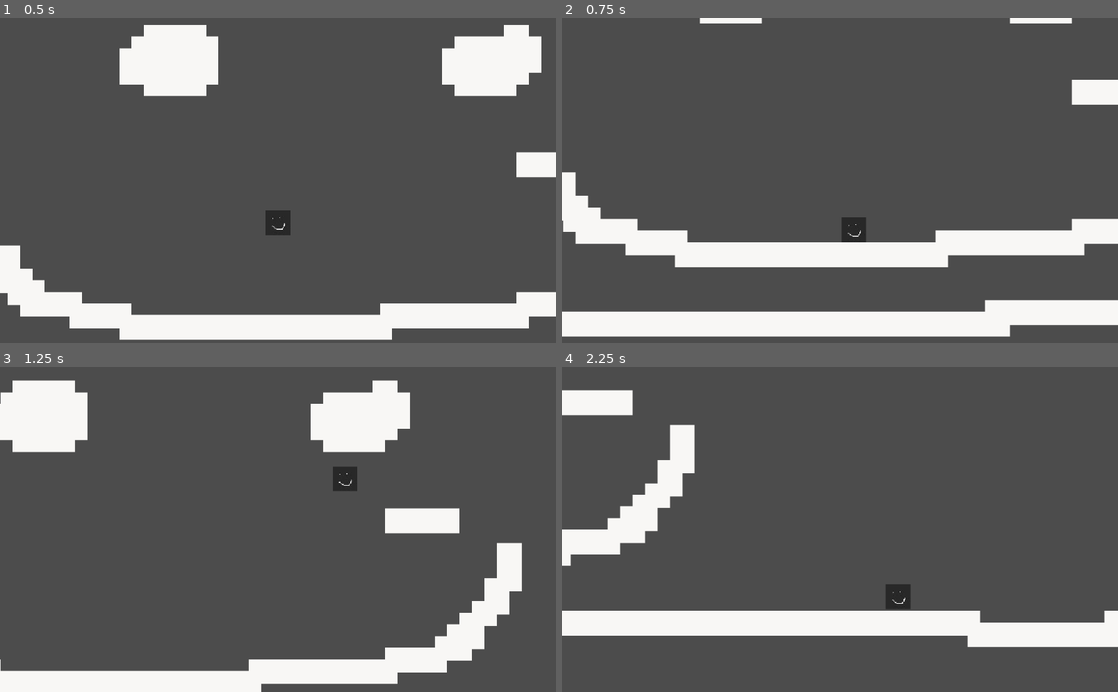
Above: before the commit, frames 1-4 (two rows, left to right).
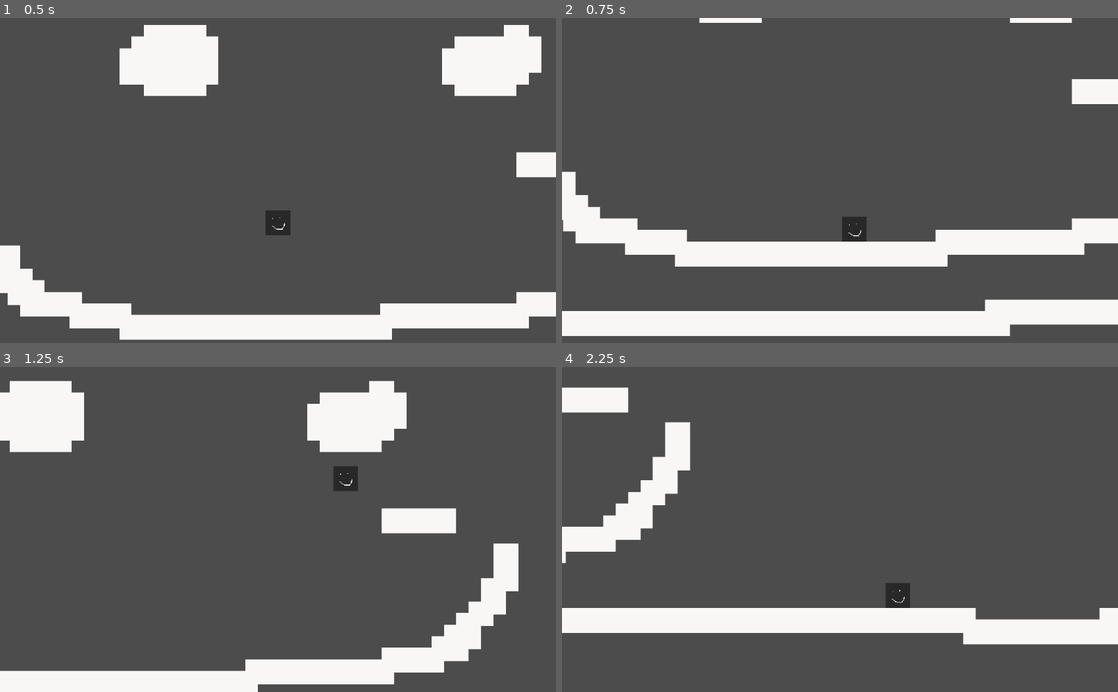
Above: after the commit, the same moments.

Repository: shroom-gang/shroom_game
Game: Godot game, scene res://world.tscn
Two runs of this game, one before a commit and one after it. Both use one fixed random seed, a clock stepped at 60 frames per second and the inputs below.
Inputs:
- Up to frame 1 (0.5 s): no input
- Up to frame 2 (0.75 s): hold D (right) from 0.53 s (still down); tap W (jump) at 0.6 s
- Up to frame 3 (1.25 s): keep holding D (right); tap W (jump) at 0.77, 1.07 s
- Up to frame 4 (2.25 s): tap W (jump) at 1.35, 1.52, 1.82, 2.1 s; release D (right) at 2.03 s; hold A (left) from 2.03 s (still down)

Frame 1 is identical in both runs. In frame 2, 1.2% of the frame differs, in the area x 0-100%, y 0-99%; in frame 3, 1.3%; in frame 4, 3.4%, in the area x 0-100%, y 6-87%.

Commit message:
shutup git cool took me a while

Diff:
--- a/godot/player.gd
+++ b/godot/player.gd
@@ -2,10 +2,18 @@
 
 const UP = Vector2(0,-1)
 const GRAVITY = 15
-var fallspeed = 500
-var speed = 500
-var jump = -700
-var accel = 20
+
+var player = {
+	"name" : "none",
+	"traits" : ["SillyTrait","SillyTrait2"],
+	"BaseStats" : [1,1,1,1,1,1]
+}
+
+var weight = player.get("BaseStats")[0] * player.get("BaseStats")[1]
+var fallspeed = 500 + (weight * 20)
+var speed = 500 + player.get("BaseStats")[5]
+var jump = 700 + player.get("BaseStats")[5]
+var accel = 20 + player.get("BaseStats")[5] - (weight * 0.2)
 
 var motion = Vector2()
 
@@ -31,6 +39,6 @@
 
 	if Input.is_action_just_pressed("jump"):
 		if is_on_wall() or is_on_floor():
-			motion.y = jump
+			motion.y = -jump
 
 	motion = move_and_slide(motion,UP)
